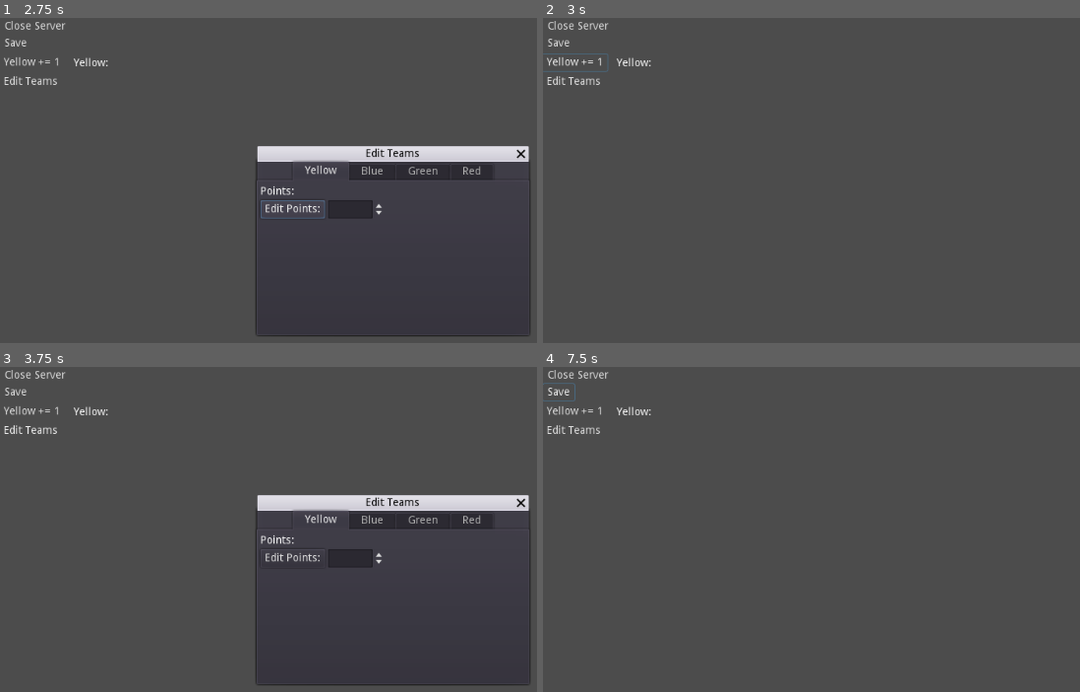
Above: before the commit, frames 1-4 (two rows, left to right).
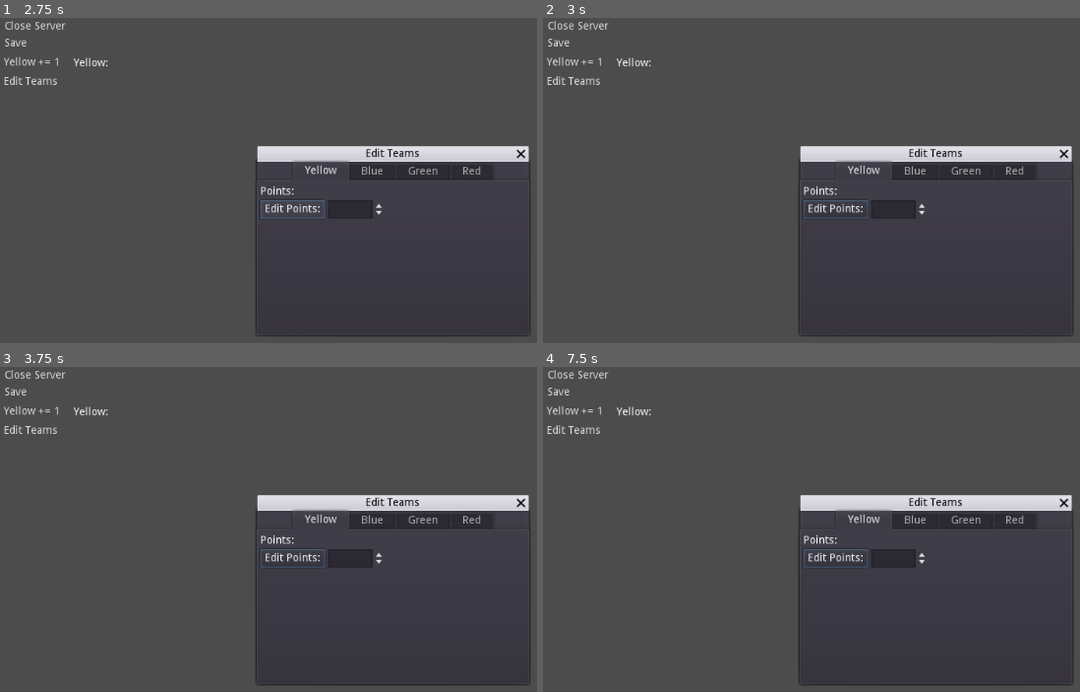
Above: after the commit, the same moments.

Repository: kiesenverseist/discord-game
Game: Godot game, scene res://remote_server/RemoteServer.tscn
Two runs of this game, one before a commit and one after it. Both use one fixed random seed, a clock stepped at 60 frames per second and the inputs below. This scene is started directly instead of the project's main scene.
Inputs:
- Up to frame 1 (2.75 s): click "Yellow += 1" at 0.5 s; click "Edit Teams" at 1.25 s; click "Edit Points:" at 2 s
- Up to frame 2 (3 s): click "Yellow += 1" at 2.75 s
- Up to frame 3 (3.75 s): click "Edit Teams" at 3.5 s
- Up to frame 4 (7.5 s): click "Edit Points:" at 4.25 s; click "Yellow += 1" at 5 s; click "Edit Teams" at 5.75 s; click "Edit Points:" at 6.5 s; click "Save" at 7.25 s

Frame 1 is identical in both runs. In frame 2, 5.2% of the frame differs, in the area x 0-99%, y 10-98%; in frame 3, less than 0.1%; in frame 4, 5.2%.
Error in both runs: Invalid get index 'Yellow' (on base: 'Dictionary'). (res://remote_server/gui.gd:22)

Commit message:
adjustments after testing
- reduce team addition cooldown
- fix some places where messages were made but not sent
- reduced autosave interval
- small ui adjustment

Diff:
--- a/discord_sim/remote_server/RemoteServer.gd
+++ b/discord_sim/remote_server/RemoteServer.gd
@@ -4,7 +4,7 @@
 var self_id
 
 func _ready():
-	remote_server.create_client("localhost", 8181)
+	remote_server.create_client("10.0.0.80", 8181)
 	get_tree().network_peer = remote_server
 	self_id = get_tree().get_network_unique_id()
 
--- a/discord_sim/remote_server/RemoteServer.tscn
+++ b/discord_sim/remote_server/RemoteServer.tscn
@@ -61,6 +61,7 @@
 margin_bottom = 112.5
 grow_horizontal = 2
 grow_vertical = 2
+popup_exclusive = true
 window_title = "Edit Teams"
 resizable = true
 
--- a/discord_sim/server/Data.gd
+++ b/discord_sim/server/Data.gd
@@ -17,11 +17,11 @@
 		teams["Yellow"] = Team.new("Yellow")
 	savefile.close()
 
-	get_tree().create_timer(1800).connect("timeout", self, "autosave")
+	get_tree().create_timer(900).connect("timeout", self, "autosave")
 
 func autosave():
 	save_all()
-	get_tree().create_timer(1800).connect("timeout", self, "autosave")
+	get_tree().create_timer(900).connect("timeout", self, "autosave")
 
 master func save_all():
 	var data = {}
--- a/discord_sim/server/Discord.gd
+++ b/discord_sim/server/Discord.gd
@@ -22,6 +22,7 @@
 		var t = da.teams
 		for team in t:
 			teams.append(da.teams[team])
+		teams.shuffle()
 		teams.sort_custom(self, "leader_board_sort")
 
 		role_id = teams[-1].name
@@ -29,8 +30,8 @@
 		if role_id == "Yellow":
 			role_id = teams[-2].name
 
-	print("is to be assigned to ", role_id, " in 5 minutes")
-	yield(get_tree().create_timer(300), "timeout")
+	print("is to be assigned to ", role_id, " in 3 minutes")
+	yield(get_tree().create_timer(180), "timeout")
 
 	var send = {}
 	send["type"] = "set_role"
@@ -54,6 +55,13 @@
 					if data["message"].matchn("*%s*" % team) and not found:
 						found = true
 						t[team].add_points(-1)
+						var reply = {
+							"type" : "message",
+							"channel_name" : data["channel_name"],
+							"category_name": data["category_name"],
+							"message" : "Sabotage of %s successful" % team
+						}
+						ws.send_data(reply)
 
 				if not found:
 					if randf() < 0.08:
@@ -107,13 +115,27 @@
 						var face = [">_>", "<_<", "o_0", "0_o", ":O"]
 						face.shuffle()
 						face = face.front()
+						var culprit = data["category_name"] if randf() < 0.1 else ""
 						var reply = {
 							"type" : "message",
 							"channel_name" : "team-chat",
 							"category_name": team,
-							"message" : "Another team mentioned this team %s" % face
+							"message" : "Another team mentioned this team %s" % face + culprit
 						}
 						ws.send_data(reply)
+
+				if randf() < 0.005:
+					var t = da.teams
+					t[data["category_name"]].add_points(1)
+					da.teams = t
+
+					var reply = {
+						"type" : "message",
+						"channel_name" : data["channel_name"],
+						"category_name": data["category_name"],
+						"message" : "You found a point."
+					}
+					ws.send_data(reply)
 
 	else:
 		var reply_dm = {}
--- a/discord_sim/server/Websocket.gd
+++ b/discord_sim/server/Websocket.gd
@@ -36,7 +36,7 @@
 	if client.get_connection_status() == WebSocketClient.CONNECTION_DISCONNECTED:
 		return
 	send_data({"type":"keep alive"})
-	get_tree().create_timer(60).connect("timeout", self, "keep_alive")
+	get_tree().create_timer(180).connect("timeout", self, "keep_alive")
 
 func data_recieved():
 	var data = client.get_peer(1).get_packet()
@@ -73,5 +73,5 @@
 func close():
 	send_data({"type":"message", "message":"Server Closed",
 			"channel_name" : "bridge", "category_name" : "Super"})
-	yield(get_tree(), "idle_frame")
+	yield(get_tree().create_timer(1), "timeout")
 	client.disconnect_from_host(1000,"Server closed")
Not shown, changed: discord_sim/export_presets.cfg
